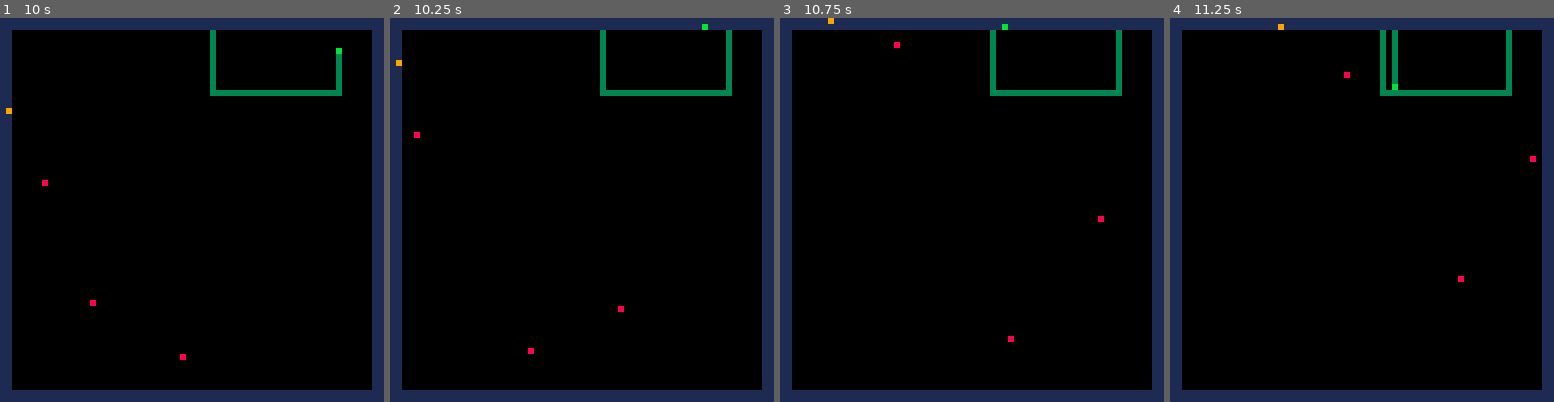
Above: before the commit, frames 1-4 (left to right).
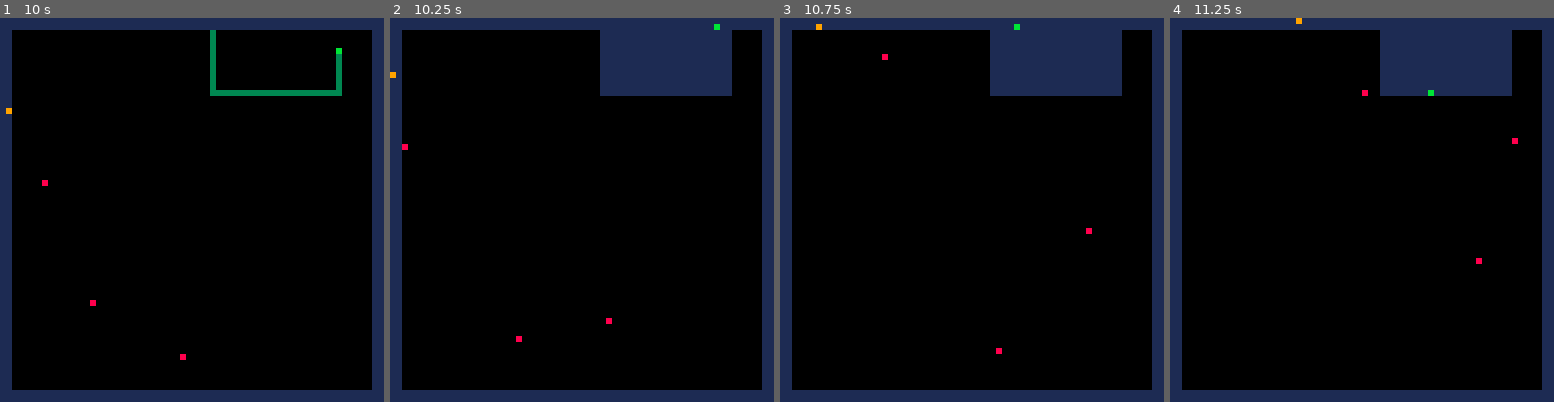
Above: after the commit, the same moments.

Repository: newagebegins/xonix-pico8
Game: PICO-8 cartridge xonix.p8
Two runs of this game, one before a commit and one after it. Both use one fixed random seed, a clock stepped at 60 frames per second and the inputs below.
Inputs:
- Up to frame 1 (10 s): hold Right 1.6-2.1 s; hold Up 2.15-2.42 s; hold Right 2.47-3.03 s; hold Left 3.08-3.58 s; hold Down 3.63-3.97 s; hold Right 4.02-4.68 s; hold Up 4.73-5.03 s; hold Left 5.08-5.68 s; hold Down 5.73-6.03 s; hold Right 6.08-6.58 s; hold Right 6.63-7.13 s; hold Up 7.18-7.45 s; hold Right 7.5-8.07 s; hold Left 8.12-8.62 s; hold Down 8.67-9 s; hold Right 9.05-9.72 s; hold Up from 9.77 s (still down)
- Up to frame 2 (10.25 s): release Up at 10.07 s; hold Left from 10.12 s (still down)
- Up to frame 3 (10.75 s): release Left at 10.72 s
- Up to frame 4 (11.25 s): hold Down 10.77-11.07 s; hold Right from 11.12 s (still down)

Frame 1 is identical in both runs. In frame 2, 6.2% of the frame differs, in the area x 0-90%, y 1-88%; in frame 3, 6.2%; in frame 4, 6.1%.

Commit message:
Expand land (buggy)

Diff:
--- a/xonix.p8
+++ b/xonix.p8
@@ -17,9 +17,7 @@
  dx=0,
  dy=-1,
  in_sea=false,
- -- sea trail start coords
- tx=0,
- ty=0,
+ trl_beg={x=0,y=0}
 }
 
 colors={
@@ -34,6 +32,37 @@
 -- enemies
 ens={}
 enl={}
+
+dirs={
+ {x=0,y=-1},
+ {x=1,y=0},
+ {x=0,y=1},
+ {x=-1,y=0},
+}
+
+function v_add(v,w)
+ return {x=v.x+w.x,y=v.y+w.y}
+end
+
+function v_sub(v,w)
+ return {x=v.x-w.x,y=v.y-w.y}
+end
+
+function v_eq(v,w)
+ return v.x==w.x and v.y==w.y
+end
+
+function v_perp(v)
+ return {x=-v.y,y=v.x}
+end
+
+function v_perp_r(v)
+ return {x=v.y,y=-v.x}
+end
+
+function get(v)
+ return m[v.y][v.x]
+end
 
 function init_map()
  for y=0,63 do
@@ -125,8 +154,103 @@
  m[p.y][p.x]=m_plr
 end
 
+function get_trl_nxt(pre,cur)
+ for dir in all(dirs) do
+  local nxt=v_add(cur,dir)
+  if ((not pre) or (not v_eq(nxt,pre)))
+     and get(nxt)==m_trl then
+   return nxt
+  end
+ end
+ return nil
+end
+
+function copy_map()
+ local n={}
+ for y=0,63 do
+  for x=0,63 do
+   n[y]=n[y] or {}
+   n[y][x]=m[y][x]
+  end
+ end
+ return n
+end
+
+function try_fill_(n,v)
+ assert(n[v.y][v.x]==m_sea)
+ n[v.y][v.x]=m_lnd
+ for dir in all(dirs) do
+  local w=v_add(v,dir)
+  local x=n[w.y][w.x]
+  if x==m_lnd then
+   -- do nothing
+  elseif x==m_sea then
+   if not try_fill_(n,w) then
+    return false
+   end
+  elseif x==m_plr then
+   -- do nothing
+  elseif x==m_ens then
+   return false
+  elseif x==m_enl then
+   -- do nothing
+  elseif x==m_trl then
+   -- do nothing
+  else
+   assert(false)
+  end
+ end
+ return true
+end
+
+function try_fill(v)
+ local n=copy_map()
+ if try_fill_(n,v) then
+  m=n
+  return true
+ end
+ return false
+end
+
+function fill_trl()
+ for y=0,63 do
+  for x=0,63 do
+   if m[y][x]==m_trl then
+    m[y][x]=m_lnd
+   end
+  end
+ end
+end
+
 function expand_land()
- -- todo
+ local pre=nil
+ local cur=p.trl_beg
+ local lft=nil
+ local rgt=nil
+ while true do
+	 local nxt=get_trl_nxt(pre,cur)
+	 if not nxt then
+	  break
+	 end
+	 local dir=v_sub(nxt,cur)
+	 local ldir=v_perp(dir)
+	 local rdir=v_perp_r(dir)
+	 local l=v_add(cur,ldir)
+	 local r=v_add(cur,rdir)
+	 if get(l)==m_sea and
+	    not lft then
+	  lft=l
+	 end
+	 if get(r)==m_sea and
+	    not rgt then
+	  rgt=r
+	 end
+  pre=cur
+  cur=nxt
+ end
+ _=(lft and try_fill(lft)) or
+   (rgt and try_fill(rgt))
+ fill_trl()
 end
 
 function update_player()
@@ -153,10 +277,9 @@
   elseif to==m_lnd then
    move_player()
   elseif to==m_sea then
+   p.trl_beg={x=p.x,y=p.y}
    move_player()
    p.in_sea=true
-   p.tx=p.x
-   p.ty=p.y
   elseif to==m_ens or
          to==m_enl then
    hit_player()
